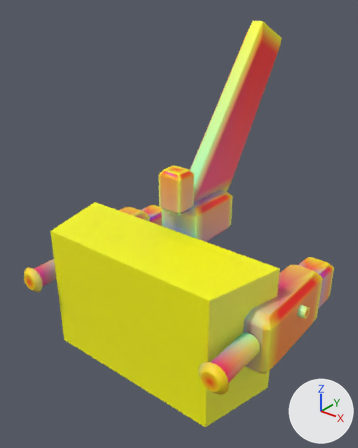
Two versions of the glTF model models/parts/head_vulcan_crest_pod.glb, one commit apart.
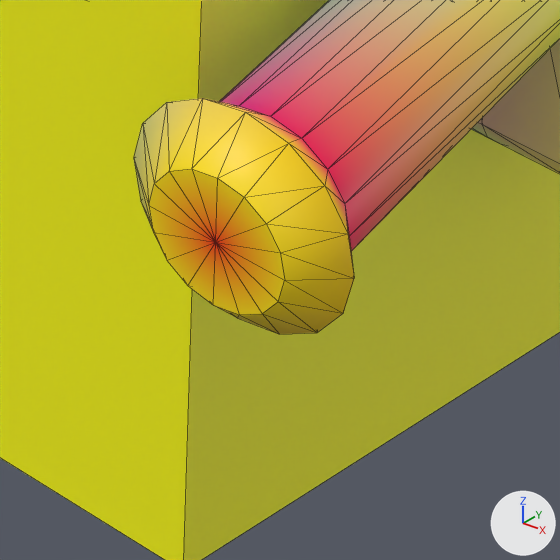
The first picture shows the older version from a camera (50 mm lens) standing at (28.8, -35.4, 29.9) and looking at (-0.9, 1.7, 6.9). The close-ups show the older and then the newer version on the part from 50% to 72% of the width and 78% to 95% of the height of that picture. Only the edits that show in the close-ups are written down. Arrows for +X, +Y and +Z are at lower right; the lights stay in place. The close-ups show mesh edges as thin lines. Vertices at exactly the same position are counted once.

Names of what the first close-up shows: 'mounting_dovetail_plug', 'vulcan_barrel_gold_r', 'vulcan_pod_housing_r'.
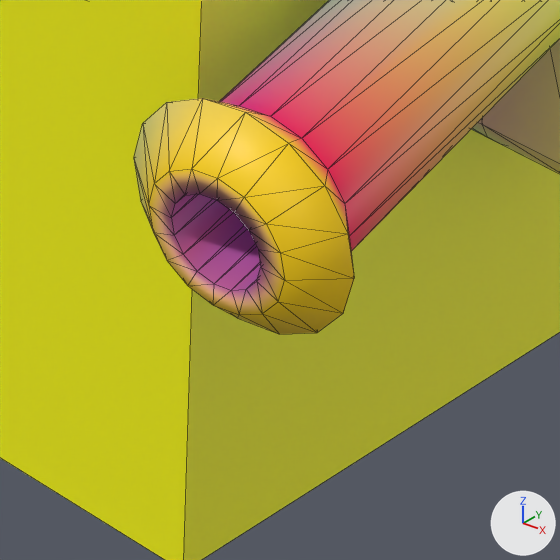
Location of each change, (x1, y1, x2, y2) in pixels of the close-ups (560 x 560 px):
part 1 of me_vulcan_barrel_gold_r, cut back
    both: (149, 169, 284, 315)
part 2 of me_vulcan_barrel_gold_r, recoloured
    both: (144, 146, 287, 318)

Patch to the scene script:
```diff
--- a/models/parts/head_vulcan_crest_pod.glb.py
+++ b/models/parts/head_vulcan_crest_pod.glb.py
@@ me_vulcan_barrel_gold_r @@
 # used by ob_vulcan_barrel_gold_r; location = (0.0, 0.0, 0.0)
-me_vulcan_barrel_gold_r.from_pydata(...)  # 66 vertices, 128 faces; spans x 10.3..13.3, y -10.2..-4.2, z -0.3..2.7
+me_vulcan_barrel_gold_r.from_pydata(...)  # 113 vertices, 208 faces; spans x 10.3..13.3, y -10.2..-4.2, z -0.3..2.7
+# me_vulcan_barrel_gold_r part 1
+# 1 vertex is removed from x 11.8, y -10.2, z 1.2
+# 16 faces are deleted
+# 32 vertices are added at x 11.19..12.41, y -10.2..-6.3, z 0.59..1.81
+# 16 new vertices lie (0.0, 3.9, 0.0) away from vertices in x 11.19..12.41, y -10.2, z 0.59..1.81
+# 96 new faces join them
+# me_vulcan_barrel_gold_r part 2: 32 kept faces spanning x 10.3..13.3, y -10.2..-9.7, z -0.3..2.7 get new vertex colours; the middle colour goes from yellow #fad935 to yellow #fbd335
 me_vulcan_barrel_gold_r.materials.append(mat_defaultmaterial_004)
```
